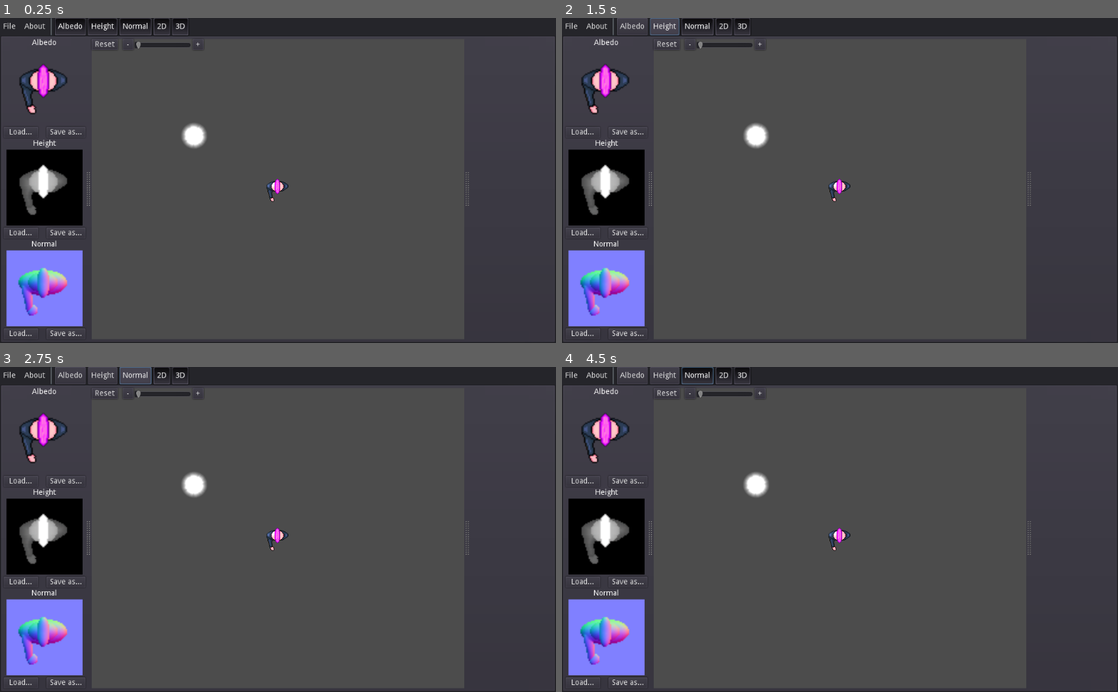
Above: before the commit, frames 1-4 (two rows, left to right).
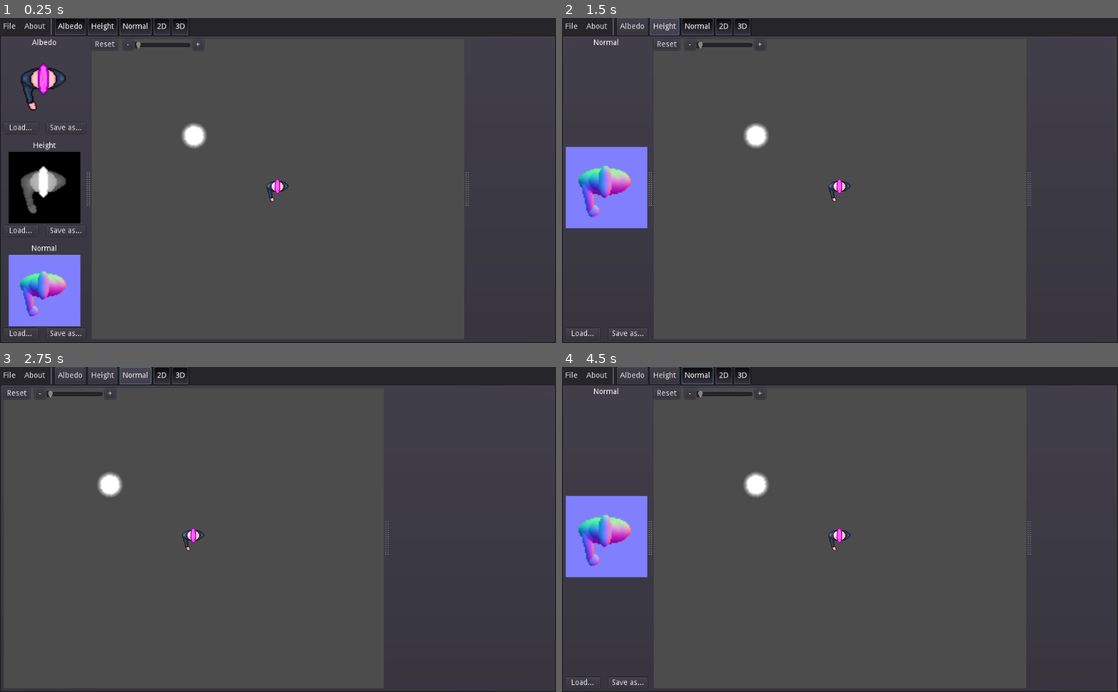
Above: after the commit, the same moments.

Repository: gilzoide/raise-and-shine
Game: Godot game, scene res://mainUI/Main.tscn
The game is run twice, just before and just after one commit, with the same random seed, the same clock (stepped at 60 frames per second) and the same inputs. Before the commit the project starts from res://MainUI/Main.tscn.
Inputs:
- Up to frame 1 (0.25 s): no input
- Up to frame 2 (1.5 s): click "Albedo" at 0.5 s; click "Height" at 1.25 s
- Up to frame 3 (2.75 s): click "Normal" at 2 s
- Up to frame 4 (4.5 s): click "Normal" at 2.75 s; click "File" at 3.5 s; click "2D" at 4.25 s

The runs differ from the first frame. In frame 1, 2.3% of the frame differs, in the area x 1-15%, y 13-95%; in frame 2, 7.8%; in frame 3, 8.7%, in the area x 0-85%, y 6-99%; in frame 4, 7.8%.

Commit message:
Rename folder case

Diff:
--- a/src/Editor/VisualizerGrid.tscn
+++ /dev/null
@@ -1,47 +0,0 @@
-[gd_scene load_steps=3 format=2]
-
-[ext_resource path="res://Editor/TextureSlot.tscn" type="PackedScene" id=1]
-[ext_resource path="res://Editor/Visualizers/Visualizer2D_UI.tscn" type="PackedScene" id=2]
-
-[node name="VisualizerGrid" type="HSplitContainer"]
-anchor_right = 1.0
-anchor_bottom = 1.0
-__meta__ = {
-"_edit_use_anchors_": false
-}
-
-[node name="VBoxContainer" type="VBoxContainer" parent="."]
-margin_right = 150.0
-margin_bottom = 600.0
-rect_min_size = Vector2( 150, 0 )
-
-[node name="AlbedoMap" parent="VBoxContainer" instance=ExtResource( 1 )]
-anchor_right = 0.0
-anchor_bottom = 0.0
-margin_right = 150.0
-margin_bottom = 197.0
-
-[node name="HeightMap" parent="VBoxContainer" instance=ExtResource( 1 )]
-anchor_right = 0.0
-anchor_bottom = 0.0
-margin_top = 201.0
-margin_right = 150.0
-margin_bottom = 398.0
-type = 1
-
-[node name="NormalMap" parent="VBoxContainer" instance=ExtResource( 1 )]
-anchor_right = 0.0
-anchor_bottom = 0.0
-margin_top = 402.0
-margin_right = 150.0
-margin_bottom = 600.0
-type = 2
-
-[node name="Visualizer2D_UI" parent="." instance=ExtResource( 2 )]
-anchor_right = 0.0
-anchor_bottom = 0.0
-margin_left = 162.0
-margin_right = 1024.0
-margin_bottom = 600.0
-size_flags_horizontal = 3
-size_flags_vertical = 3
--- a/src/Editor/Visualizers/Visualizer2D.tscn
+++ /dev/null
@@ -1,37 +0,0 @@
-[gd_scene load_steps=8 format=2]
-
-[ext_resource path="res://Editor/Project/Albedo_imagetexture.tres" type="Texture" id=1]
-[ext_resource path="res://Editor/Project/Normal_imagetexture.tres" type="Texture" id=2]
-[ext_resource path="res://Editor/Visualizers/light.png" type="Texture" id=3]
-[ext_resource path="res://Editor/Visualizers/DraggableNode2D.gd" type="Script" id=4]
-[ext_resource path="res://Editor/Visualizers/Visualizer2D.gd" type="Script" id=5]
-[ext_resource path="res://Editor/Visualizers/LimitedCamera2D.gd" type="Script" id=6]
-[ext_resource path="res://materials/InvertNormalYMaterial.tres" type="Material" id=7]
-
-[node name="Visualizer2D" type="Node2D"]
-script = ExtResource( 5 )
-
-[node name="Camera2D" type="Camera2D" parent="."]
-current = true
-limit_left = -1000
-limit_top = -1000
-limit_right = 1000
-limit_bottom = 1000
-limit_smoothed = true
-editor_draw_limits = true
-script = ExtResource( 6 )
-sprite_path = NodePath("../Sprite")
-
-[node name="Sprite" type="Sprite" parent="."]
-material = ExtResource( 7 )
-texture = ExtResource( 1 )
-normal_map = ExtResource( 2 )
-
-[node name="Light2D" type="Light2D" parent="."]
-position = Vector2( -153.516, -98.2937 )
-texture = ExtResource( 3 )
-script = ExtResource( 4 )
-
-[node name="Sprite" type="Sprite" parent="Light2D"]
-scale = Vector2( 0.05, 0.05 )
-texture = ExtResource( 3 )
--- a/src/Editor/LoadedTextureBar.tscn
+++ b/src/editor/LoadedTextureBar.tscn
@@ -1,6 +1,7 @@
 [gd_scene load_steps=2 format=2]
 
-[ext_resource path="res://Editor/TextureSlot.tscn" type="PackedScene" id=1]
+[ext_resource path="res://editor/TextureSlot.tscn" type="PackedScene" id=1]
+
 
 [node name="LoadedTextureBar" type="Control"]
 anchor_right = 1.0
--- a/src/Editor/TextureSlot.gd
+++ b/src/editor/TextureSlot.gd
@@ -7,7 +7,7 @@
 }
 
 export(Type) var type
-export(Resource) var project = preload("res://Editor/Project/ActiveEditorProject.tres")
+export(Resource) var project = preload("res://editor/project/ActiveEditorProject.tres")
 
 onready var title_label: Label = $Title
 onready var texture_rect = $TextureRect
--- a/src/Editor/TextureSlot.tscn
+++ b/src/editor/TextureSlot.tscn
@@ -1,6 +1,7 @@
 [gd_scene load_steps=2 format=2]
 
-[ext_resource path="res://Editor/TextureSlot.gd" type="Script" id=1]
+[ext_resource path="res://editor/TextureSlot.gd" type="Script" id=1]
+
 
 [node name="TextureSlot" type="VBoxContainer"]
 anchor_right = 1.0
--- /dev/null
+++ b/src/editor/VisualizerGrid.gd
@@ -0,0 +1,22 @@
+extends HSplitContainer
+
+onready var maps_container = $MapsContainer
+onready var albedo_editor = $MapsContainer/AlbedoMap
+onready var height_editor = $MapsContainer/HeightMap
+onready var normal_editor = $MapsContainer/NormalMap
+onready var _2d_editor = $VisualizersContainer/Visualizer2D_UI
+
+func collapse_if_needed() -> void:
+	maps_container.visible = albedo_editor.visible or height_editor.visible or normal_editor.visible
+
+func set_albedo_visible(value: bool) -> void:
+	albedo_editor.visible = value
+	collapse_if_needed()
+
+func set_height_visible(value: bool) -> void:
+	height_editor.visible = value
+	collapse_if_needed()
+
+func set_normal_visible(value: bool) -> void:
+	normal_editor.visible = value
+	collapse_if_needed()
--- /dev/null
+++ b/src/editor/VisualizerGrid.tscn
@@ -0,0 +1,55 @@
+[gd_scene load_steps=4 format=2]
+
+[ext_resource path="res://editor/TextureSlot.tscn" type="PackedScene" id=1]
+[ext_resource path="res://editor/visualizers/Visualizer2D_UI.tscn" type="PackedScene" id=2]
+[ext_resource path="res://editor/VisualizerGrid.gd" type="Script" id=3]
+
+
+[node name="VisualizerGrid" type="HSplitContainer"]
+anchor_right = 1.0
+anchor_bottom = 1.0
+script = ExtResource( 3 )
+__meta__ = {
+"_edit_use_anchors_": false
+}
+
+[node name="MapsContainer" type="VBoxContainer" parent="."]
+margin_right = 150.0
+margin_bottom = 600.0
+rect_min_size = Vector2( 150, 0 )
+custom_constants/separation = 16
+
+[node name="AlbedoMap" parent="MapsContainer" instance=ExtResource( 1 )]
+anchor_right = 0.0
+anchor_bottom = 0.0
+margin_right = 150.0
+margin_bottom = 189.0
+
+[node name="HeightMap" parent="MapsContainer" instance=ExtResource( 1 )]
+anchor_right = 0.0
+anchor_bottom = 0.0
+margin_top = 205.0
+margin_right = 150.0
+margin_bottom = 394.0
+type = 1
+
+[node name="NormalMap" parent="MapsContainer" instance=ExtResource( 1 )]
+anchor_right = 0.0
+anchor_bottom = 0.0
+margin_top = 410.0
+margin_right = 150.0
+margin_bottom = 600.0
+type = 2
+
+[node name="VisualizersContainer" type="VBoxContainer" parent="."]
+margin_left = 162.0
+margin_right = 1024.0
+margin_bottom = 600.0
+
+[node name="Visualizer2D_UI" parent="VisualizersContainer" instance=ExtResource( 2 )]
+anchor_right = 0.0
+anchor_bottom = 0.0
+margin_right = 862.0
+margin_bottom = 600.0
+size_flags_horizontal = 3
+size_flags_vertical = 3
--- a/src/Editor/Project/ActiveEditorProject.tres
+++ b/src/editor/project/ActiveEditorProject.tres
@@ -1,6 +1,6 @@
 [gd_resource type="Resource" load_steps=2 format=2]
 
-[ext_resource path="res://Editor/Project/EditorProject.gd" type="Script" id=1]
+[ext_resource path="res://editor/project/EditorProject.gd" type="Script" id=1]
 
 [resource]
 script = ExtResource( 1 )
--- a/src/Editor/Project/EditorProject.gd
+++ b/src/editor/project/EditorProject.gd
@@ -5,9 +5,9 @@
 export(Image) var albedo_image: Image
 export(Image) var height_image: Image
 export(Image) var normal_image: Image
-var albedo_texture: ImageTexture = preload("res://Editor/Project/Albedo_imagetexture.tres")
-var height_texture: ImageTexture = preload("res://Editor/Project/Height_imagetexture.tres")
-var normal_texture: ImageTexture = preload("res://Editor/Project/Normal_imagetexture.tres")
+var albedo_texture: ImageTexture = MapTypes.ALBEDO_PROXY_TEXTURE
+var height_texture: ImageTexture = MapTypes.HEIGHT_PROXY_TEXTURE
+var normal_texture: ImageTexture = MapTypes.NORMAL_PROXY_TEXTURE
 
 func load_image_dialog(type: int) -> void:
 	var method = ""
--- a/src/Editor/Project/MapTypes.gd
+++ b/src/editor/project/MapTypes.gd
@@ -8,9 +8,9 @@
 	NORMAL_MAP,
 }
 
-const ALBEDO_PROXY_TEXTURE = preload("res://Editor/Project/Albedo_imagetexture.tres")
-const HEIGHT_PROXY_TEXTURE = preload("res://Editor/Project/Height_imagetexture.tres")
-const NORMAL_PROXY_TEXTURE = preload("res://Editor/Project/Normal_imagetexture.tres")
+const ALBEDO_PROXY_TEXTURE = preload("res://editor/project/Albedo_imagetexture.tres")
+const HEIGHT_PROXY_TEXTURE = preload("res://editor/project/Height_imagetexture.tres")
+const NORMAL_PROXY_TEXTURE = preload("res://editor/project/Normal_imagetexture.tres")
 
 static func map_name(type: int) -> String:
 	if type == Type.ALBEDO_MAP:
--- a/src/Editor/Visualizers/Visualizer2D.gd
+++ b/src/editor/visualizers/Visualizer2D.gd
@@ -2,7 +2,6 @@
 
 signal zoom_percent_changed(value)
 
-export(Resource) var loaded_project = preload("res://Editor/Project/ActiveEditorProject.tres")
 export(float) var min_zoom: float = 1
 export(float) var max_zoom: float = 10
 export(float) var zoom_step: float = 0.01
--- /dev/null
+++ b/src/editor/visualizers/Visualizer2D.tscn
@@ -0,0 +1,39 @@
+[gd_scene load_steps=8 format=2]
+
+[ext_resource path="res://editor/visualizers/Visualizer2D.gd" type="Script" id=1]
+[ext_resource path="res://editor/visualizers/LimitedCamera2D.gd" type="Script" id=2]
+[ext_resource path="res://editor/project/Albedo_imagetexture.tres" type="Texture" id=3]
+[ext_resource path="res://editor/visualizers/DraggableNode2D.gd" type="Script" id=4]
+[ext_resource path="res://editor/project/Normal_imagetexture.tres" type="Texture" id=5]
+[ext_resource path="res://editor/visualizers/light.png" type="Texture" id=6]
+[ext_resource path="res://materials/InvertNormalYMaterial.tres" type="Material" id=7]
+
+
+
+[node name="Visualizer2D" type="Node2D"]
+script = ExtResource( 1 )
+
+[node name="Camera2D" type="Camera2D" parent="."]
+current = true
+limit_left = -1000
+limit_top = -1000
+limit_right = 1000
+limit_bottom = 1000
+limit_smoothed = true
+editor_draw_limits = true
+script = ExtResource( 2 )
+sprite_path = NodePath("../Sprite")
+
+[node name="Sprite" type="Sprite" parent="."]
+material = ExtResource( 7 )
+texture = ExtResource( 3 )
+normal_map = ExtResource( 5 )
+
+[node name="Light2D" type="Light2D" parent="."]
+position = Vector2( -153.516, -98.2937 )
+texture = ExtResource( 6 )
+script = ExtResource( 4 )
+
+[node name="Sprite" type="Sprite" parent="Light2D"]
+scale = Vector2( 0.05, 0.05 )
+texture = ExtResource( 6 )
--- a/src/Editor/Visualizers/Visualizer2D_UI.tscn
+++ b/src/editor/visualizers/Visualizer2D_UI.tscn
@@ -1,7 +1,9 @@
 [gd_scene load_steps=7 format=2]
 
-[ext_resource path="res://Editor/Visualizers/Visualizer2D.tscn" type="PackedScene" id=1]
-[ext_resource path="res://Editor/Visualizers/StepRange.gd" type="Script" id=2]
+[ext_resource path="res://editor/visualizers/Visualizer2D.tscn" type="PackedScene" id=1]
+[ext_resource path="res://editor/visualizers/StepRange.gd" type="Script" id=2]
+
+
 
 [sub_resource type="InputEventAction" id=1]
 action = "visualizer_zoom_down"
--- a/src/MainUI/FileMenuButton/FileMenuButton.gd
+++ b/src/mainUI/FileMenuButton/FileMenuButton.gd
@@ -1,6 +1,6 @@
 extends MenuButton
 
-export(Resource) var loaded_project = preload("res://Editor/Project/ActiveEditorProject.tres")
+export(Resource) var loaded_project = preload("res://editor/project/ActiveEditorProject.tres")
 
 const IMAGE_EXTENSIONS = []
 
@@ -11,7 +11,7 @@
 func _ready() -> void:
 	var popup = get_popup()
 	popup.add_item("Quit", QUIT)
-	popup.set_item_shortcut(QUIT, load("res://MainUI/FileMenuButton/Quit_shortcut.tres"))
+	popup.set_item_shortcut(QUIT, load("res://mainUI/FileMenuButton/Quit_shortcut.tres"))
 	popup.connect("id_pressed", self, "_on_item_pressed")
 
 func _on_item_pressed(id: int) -> void:
--- a/src/MainUI/ImageFileDialog.tscn
+++ b/src/mainUI/ImageFileDialog.tscn
@@ -1,16 +1,14 @@
 [gd_scene load_steps=2 format=2]
 
-[ext_resource path="res://MainUI/ImageFileDialog.gd" type="Script" id=1]
+[ext_resource path="res://mainUI/ImageFileDialog.gd" type="Script" id=1]
+
 
 [node name="ImageFileDialog" type="FileDialog"]
-anchor_left = 0.5
-anchor_top = 0.5
-anchor_right = 0.5
-anchor_bottom = 0.5
-margin_left = -300.5
-margin_top = -149.0
-margin_right = 300.5
-margin_bottom = 149.0
+visible = true
+anchor_left = 0.2
+anchor_top = 0.2
+anchor_right = 0.8
+anchor_bottom = 0.8
 window_title = "Abrir um Arquivo"
 mode = 0
 access = 2
@@ -18,10 +16,15 @@
 current_dir = "/media/dados/prog/Godot-Projects/normal-height-map-editor/src"
 current_path = "/media/dados/prog/Godot-Projects/normal-height-map-editor/src/"
 script = ExtResource( 1 )
+__meta__ = {
+"_edit_use_anchors_": true
+}
 
 [node name="AcceptDialog3" type="AcceptDialog" parent="."]
-margin_right = 90.0
-margin_bottom = 58.0
+margin_left = 8.0
+margin_top = 8.0
+margin_right = 606.4
+margin_bottom = 324.0
 window_title = "Alerta!"
 dialog_text = "Failed to load image =("
 [connection signal="file_selected" from="." to="." method="_on_file_selected"]
--- a/src/MainUI/Main.tscn
+++ b/src/mainUI/Main.tscn
@@ -1,9 +1,11 @@
 [gd_scene load_steps=5 format=2]
 
-[ext_resource path="res://MainUI/FileMenuButton/FileMenuButton.gd" type="Script" id=1]
-[ext_resource path="res://Editor/VisualizerGrid.tscn" type="PackedScene" id=2]
-[ext_resource path="res://MainUI/UI_theme.tres" type="Theme" id=3]
-[ext_resource path="res://Editor/Inspector/Inspector.tscn" type="PackedScene" id=4]
+[ext_resource path="res://mainUI/FileMenuButton/FileMenuButton.gd" type="Script" id=1]
+[ext_resource path="res://editor/VisualizerGrid.tscn" type="PackedScene" id=2]
+[ext_resource path="res://mainUI/UI_theme.tres" type="Theme" id=3]
+[ext_resource path="res://editor/inspector/Inspector.tscn" type="PackedScene" id=4]
+
+
 
 [node name="MainUI" type="Control"]
 anchor_right = 1.0
@@ -121,3 +123,6 @@
 margin_left = 860.0
 margin_right = 1010.0
 margin_bottom = 554.0
+[connection signal="toggled" from="MainPanel/MenuBar/ToggleAlbedo" to="MainPanel/WorkbenchPanel/HSplitContainer/VisualizerGrid" method="set_albedo_visible"]
+[connection signal="toggled" from="MainPanel/MenuBar/ToggleHeight" to="MainPanel/WorkbenchPanel/HSplitContainer/VisualizerGrid" method="set_height_visible"]
+[connection signal="toggled" from="MainPanel/MenuBar/ToggleNormal" to="MainPanel/WorkbenchPanel/HSplitContainer/VisualizerGrid" method="set_normal_visible"]
--- a/src/project.godot
+++ b/src/project.godot
@@ -12,7 +12,7 @@
 "base": "Object",
 "class": "MapTypes",
 "language": "GDScript",
-"path": "res://Editor/Project/MapTypes.gd"
+"path": "res://editor/project/MapTypes.gd"
 } ]
 _global_script_class_icons={
 "MapTypes": ""
@@ -21,12 +21,12 @@
 [application]
 
 config/name="Normal-Height editor"
-run/main_scene="res://MainUI/Main.tscn"
+run/main_scene="res://mainUI/Main.tscn"
 config/icon="res://icon.png"
 
 [autoload]
 
-ImageFileDialog="*res://MainUI/ImageFileDialog.tscn"
+ImageFileDialog="*res://mainUI/ImageFileDialog.tscn"
 
 [editor_plugins]
 
--- a/src/Settings/DefaultSettings.tres
+++ b/src/settings/DefaultSettings.tres
@@ -1,6 +1,7 @@
 [gd_resource type="Resource" load_steps=2 format=2]
 
-[ext_resource path="res://Settings/SettingsResource.gd" type="Script" id=1]
+[ext_resource path="res://settings/SettingsResource.gd" type="Script" id=1]
+
 
 [resource]
 script = ExtResource( 1 )
Renamed: src/Editor/Inspector/Inspector.tscn -> src/editor/inspector/Inspector.tscn
Renamed: src/Editor/Project/Albedo_imagetexture.tres -> src/editor/project/Albedo_imagetexture.tres
Renamed: src/Editor/Project/Height_imagetexture.tres -> src/editor/project/Height_imagetexture.tres
Renamed: src/Editor/Project/Normal_imagetexture.tres -> src/editor/project/Normal_imagetexture.tres
Renamed: src/Editor/Visualizers/DraggableNode2D.gd -> src/editor/visualizers/DraggableNode2D.gd
Renamed: src/Editor/Visualizers/LimitedCamera2D.gd -> src/editor/visualizers/LimitedCamera2D.gd
Renamed: src/Editor/Visualizers/StepRange.gd -> src/editor/visualizers/StepRange.gd
Renamed: src/Editor/Visualizers/light.png -> src/editor/visualizers/light.png
Not shown, changed: src/editor/visualizers/light.png.import
Renamed: src/MainUI/FileMenuButton/Quit_shortcut.tres -> src/mainUI/FileMenuButton/Quit_shortcut.tres
Renamed: src/MainUI/ImageFileDialog.gd -> src/mainUI/ImageFileDialog.gd
Renamed: src/MainUI/UI_theme.tres -> src/mainUI/UI_theme.tres
(and 1 more such lines)
